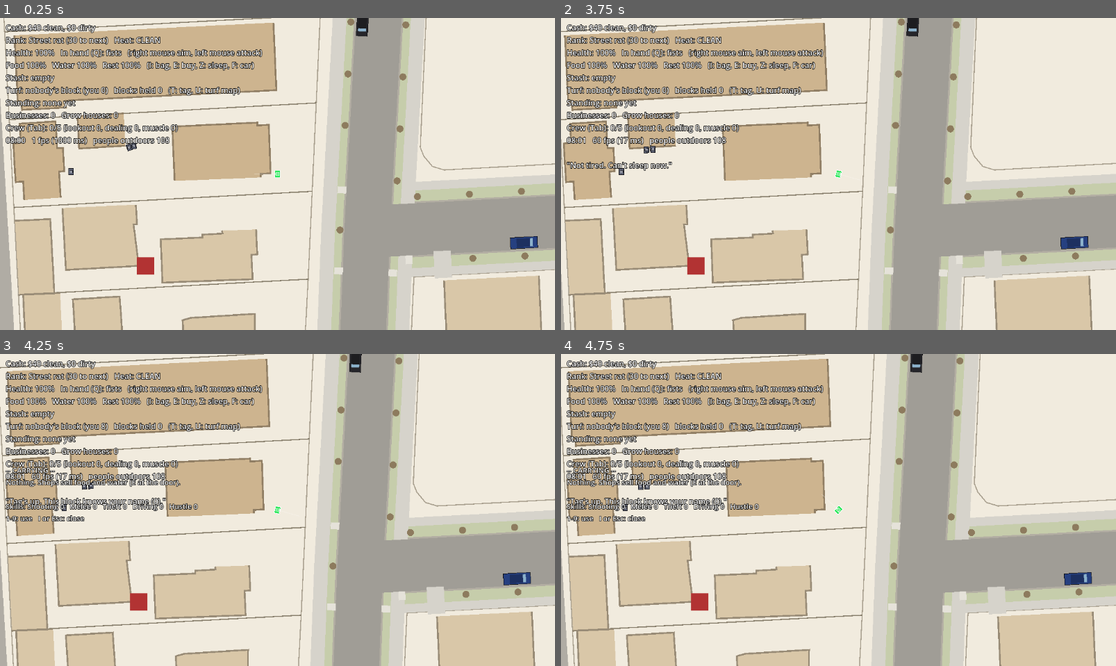
Above: before the commit, frames 1-4 (two rows, left to right).
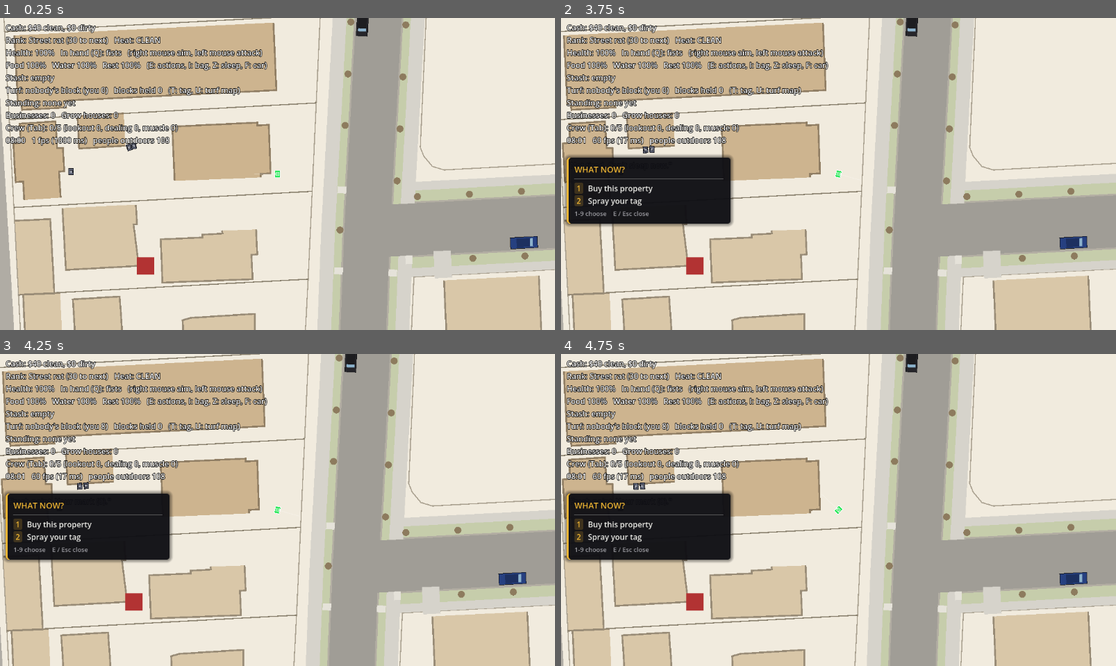
Above: after the commit, the same moments.

Repository: philippkasharov-bit/ganstoid
Game: Godot game, scene res://scenes/main.tscn
Two runs of this game, one before a commit and one after it. Both use one fixed random seed, a clock stepped at 60 frames per second and the inputs below.
Inputs (mouse positions are in pixels of both pictures, inside the frame that each line leads up to):
- Up to frame 1 (0.25 s): no input
- Up to frame 2 (3.75 s): tap Enter (ui_accept) at 0.5, 0.77 s; move the mouse to (960, 158) at 0.52 s; hold Right (ui_right) 0.53-1.25 s; right-click (960, 158) at 0.6 s; click (960, 158) at 0.67 s; tap C (product) at 0.8 s; drag from (727, 189) to (810, 236) at 1.27 s; move the mouse to (894, 105) at 2.02 s; hold Right (ui_right) 2.03-2.75 s; tap R (recruit) at 2.1 s; tap Z (sleep) at 2.3 s; drag from (810, 236) to (672, 127) at 2.77 s; move the mouse to (1005, 220) at 3.52 s; hold Left (ui_left) from 3.53 s (still down); tap E (store) at 3.6 s
- Up to frame 3 (4.25 s): keep holding Left (ui_left); tap Enter (ui_accept) at 3.77 s; tap T (tag) at 3.8 s; tap I (inventory) at 4.15 s
- Up to frame 4 (4.75 s): release Left (ui_left) at 4.25 s; drag from (672, 463) to (755, 432) at 4.27 s

The runs differ from the first frame. In frame 1, 0.4% of the frame differs, in the area x 27-49%, y 14-17%; in frame 2, 10%; in frame 3, 18%; in frame 4, 18%, in the area x 0-100%, y 0-100%.

Commit message:
UI1: one E action menu, styled panels
- E opens 'What now?': everything you can do where you stand (shop, buy/sell with a dealer, sell a gun, mug, pickpocket, recruit, crew orders, collect/switch product, gang job, rob, break in, buy property, get in the car, tag); 1-9 choose, E/Esc close
- Esc no longer sells (old letter shortcuts still work)
- UiPanel: dark card, gold accent edge, numbered key chips; store, bag and action menu all use it
- shot_main --menu

Co-Authored-By: Claude Opus 5.5 <noreply@anthropic.com>
Claude-Session: https://claude.ai/code/session_0181CUZ9xueroR9pN7WCQFBM

Diff:
--- /dev/null
+++ b/core/render/action_menu.gd
@@ -0,0 +1,13 @@
+## UI1: the E menu: everything you can do where you stand.
+class_name ActionMenu
+extends UiPanel
+
+func refresh() -> void:
+	var state := player_state()
+	if state == null or state.menu_options.is_empty():
+		visible = false
+		return
+	var rows: Array = []
+	for i in state.menu_options.size():
+		rows.append([str(i + 1), state.menu_options[i], ""])
+	show_panel("What now?", rows, "1-9 choose    E / Esc close")
--- a/core/render/hud.gd
+++ b/core/render/hud.gd
@@ -29,10 +29,13 @@
 	roster.setup(_world)
 	var store := StorePanel.new()   # G1: E at a counter
 	get_parent().add_child.call_deferred(store)
-	store.setup(_world)
+	store.setup(_world, Vector2(12, 290))
 	var bag := InventoryPanel.new()   # G2: I
 	get_parent().add_child.call_deferred(bag)
-	bag.setup(_world)
+	bag.setup(_world, Vector2(12, 290))
+	var menu := ActionMenu.new()      # UI1: E
+	get_parent().add_child.call_deferred(menu)
+	menu.setup(_world, Vector2(12, 290))
 
 func _process(delta: float) -> void:
 	if _world == null:
@@ -61,7 +64,7 @@
 		"Cash: $%d clean, $%d dirty" % [npc.cash - state.dirty_cash, state.dirty_cash],
 		"Rank: %s (%d to next)   Heat: %s" % [RankSystem.name_of(state.rank), RankSystem.to_next(_world, npc, state), GanstoidEnums.LawTier.keys()[state.law_tier]],
 		"Health: %d%%%s   In hand (Q): %s%s   (right mouse aim, left mouse attack)" % [roundi(npc.health * 100), "  BLEEDING (bandage: I)" if npc.bleeding else "", String(state.weapon), "  %d rounds" % state.ammo if state.weapon == &"pistol" else ""],
-		"Food %s   Water %s   Rest %s%s   (I: bag, E: buy, Z: sleep, F: car)" % [_need(npc.hunger), _need(npc.thirst), _need(npc.fatigue), "   ASLEEP..." if state.sleeping else ""],
+		"Food %s   Water %s   Rest %s%s   (E: actions, I: bag, Z: sleep, F: car)" % [_need(npc.hunger), _need(npc.thirst), _need(npc.fatigue), "   ASLEEP..." if state.sleeping else ""],
 		"Stash: %s" % _format_inventory(state.inventory),
 		_turf_line(npc),
 		"Standing: %s" % _format_standing(state),
--- a/core/render/inventory_panel.gd
+++ b/core/render/inventory_panel.gd
@@ -1,35 +1,24 @@
-## G2: what you carry (I). Read-only view; PlayerInputSystem uses the items.
+## G2/UI1: what you carry (I).
 class_name InventoryPanel
-extends Label
+extends UiPanel
 
-var _world: World
-
-func setup(world: World) -> void:
-	_world = world
-	position = Vector2(12, 230)
-	add_theme_font_size_override("font_size", 15)
-	add_theme_color_override("font_outline_color", Color.BLACK)
-	add_theme_constant_override("outline_size", 4)
-
-func _process(_delta: float) -> void:
-	var player: Entity = _world.entities.get(PlayerFactory.PLAYER_ENTITY_ID) if _world != null else null
-	var state: PlayerStateData = player.get_component(ComponentNames.PLAYER_STATE) if player != null else null
-	visible = state != null and state.inventory_open and state.store_id == &""
-	if visible:
-		text = format(state)
-
-static func format(state: PlayerStateData) -> String:
-	var lines: PackedStringArray = ["-- CARRYING --"]
+func refresh() -> void:
+	var state := player_state()
+	if state == null or not state.inventory_open or state.store_id != &"":
+		visible = false
+		return
+	var rows: Array = []
 	var items := PlayerInputSystem.carried(state)
-	if items.is_empty():
-		lines.append("Nothing. Shops sell food and water (E at the door).")
 	for i in items.size():
 		var it := ItemCatalog.item(items[i])
 		var how: String = {"food": "eat", "drink": "drink", "medical": "apply"}.get(it["kind"], "Q to hold")
-		lines.append("%d. %s x%d   (%s)" % [i + 1, it["name"], state.inventory[items[i]], how])
+		rows.append([str(i + 1), "%s  x%d" % [it["name"], state.inventory[items[i]]], how])
+	for good in state.inventory:
+		if not ItemCatalog.ITEMS.has(good) and state.inventory[good] > 0:
+			rows.append(["", "%s  x%d" % [String(good).capitalize(), state.inventory[good]], "sell to a dealer"])
 	if state.ammo > 0:
-		lines.append("   9 mm rounds: %d" % state.ammo)
-	lines.append("")
-	lines.append("Skills: " + Skills.summary(state))
-	lines.append("1-9: use   I or Esc: close")
-	return "\n".join(lines)
+		rows.append(["", "9 mm rounds  x%d" % state.ammo, ""])
+	if rows.is_empty():
+		rows.append(["", "Nothing. Stores sell food and water.", ""])
+	rows.append(["", "Skills: " + Skills.summary(state), ""])
+	show_panel("Bag", rows, "1-9 use    I / Esc close")
--- a/core/render/store_panel.gd
+++ b/core/render/store_panel.gd
@@ -1,37 +1,22 @@
-## G1: the open counter's menu (what is on the shelf, price, what you carry).
-## Read-only view of PlayerStateData.store_id; PlayerInputSystem does the buying.
+## G1/UI1: the open counter (what is on the shelf, price, what you carry).
 class_name StorePanel
-extends Label
+extends UiPanel
 
-var _world: World
-
-func setup(world: World) -> void:
-	_world = world
-	position = Vector2(12, 230)
-	add_theme_font_size_override("font_size", 15)
-	add_theme_color_override("font_outline_color", Color.BLACK)
-	add_theme_constant_override("outline_size", 4)
-
-func _process(_delta: float) -> void:
-	var player: Entity = _world.entities.get(PlayerFactory.PLAYER_ENTITY_ID) if _world != null else null
-	var state: PlayerStateData = player.get_component(ComponentNames.PLAYER_STATE) if player != null else null
-	visible = state != null and state.store_id != &""
-	if visible:
-		text = format(_world, state)
-
-static func format(world: World, state: PlayerStateData) -> String:
-	var kind := ShopSystem.counter_kind(world, state.store_id)
-	var title: String = {"shop": "SHOP", "workshop": "HARDWARE", "dealer": "DEALER (no questions)"}.get(kind, "COUNTER")
+func refresh() -> void:
+	var state := player_state()
+	if state == null or state.store_id == &"":
+		visible = false
+		return
+	var kind := ShopSystem.counter_kind(_world, state.store_id)
+	var title: String = {"shop": "Store", "workshop": "Hardware", "dealer": "Dealer"}.get(kind, "Counter")
 	var hrs := ShopSystem.hours_of(state.store_id, kind)
-	var lines: PackedStringArray = ["-- %s (%s) --" % [title, "any hour" if kind == "dealer" or hrs.y - hrs.x >= 24.0 else "%02d:00-%02d:00" % [int(hrs.x), int(hrs.y)]]]
-	if not ShopSystem.is_open(world, state.store_id):
-		var h := ShopSystem.hours_of(state.store_id, kind)
-		lines.append("Closed. Opens at %02d:00." % int(h.x))
+	var when := "any hour" if kind == "dealer" or hrs.y - hrs.x >= 24.0 else "%02d:00-%02d:00" % [int(hrs.x), int(hrs.y)]
+	var rows: Array = []
+	if not ShopSystem.is_open(_world, state.store_id):
+		rows.append(["", "Closed. Opens at %02d:00." % int(hrs.x), ""])
 	var stock := ItemCatalog.stock(kind)
 	for i in stock.size():
 		var it := ItemCatalog.item(stock[i])
 		var have: int = state.ammo if it["kind"] == "ammo" else state.inventory.get(stock[i], 0)
-		lines.append("%d. %s - $%d%s" % [i + 1, it["name"], it["price"], ("   (have %d)" % have) if have > 0 else ""])
-	lines.append("")
-	lines.append("1-9: buy   E or Esc: leave")
-	return "\n".join(lines)
+		rows.append([str(i + 1), it["name"] + ("  (have %d)" % have if have > 0 else ""), "$%d" % it["price"]])
+	show_panel("%s  ·  %s" % [title, when], rows, "1-9 buy    E / Esc leave")
--- /dev/null
+++ b/core/render/ui_panel.gd
@@ -0,0 +1,90 @@
+## UI1: the game's one panel style (dark card, gold accent edge, numbered
+## rows) so every menu looks like part of the same game. Subclasses fill
+## `refresh()` with show(title, rows, footer) or hide.
+class_name UiPanel
+extends PanelContainer
+
+const BG := Color(0.06, 0.06, 0.08, 0.93)
+const ACCENT := Color(0.95, 0.72, 0.2)
+const TEXT := Color(0.92, 0.92, 0.9)
+const DIM := Color(0.6, 0.6, 0.62)
+const KEY_BG := Color(0.95, 0.72, 0.2, 0.18)
+
+var _world: World
+var _title := Label.new()
+var _rows := VBoxContainer.new()
+var _footer := Label.new()
+
+func setup(world: World, at: Vector2) -> void:
+	_world = world
+	position = at
+	custom_minimum_size = Vector2(340, 0)
+	var style := StyleBoxFlat.new()
+	style.bg_color = BG
+	style.border_color = ACCENT
+	style.border_width_left = 4
+	style.set_corner_radius_all(6)
+	style.content_margin_left = 16
+	style.content_margin_right = 16
+	style.content_margin_top = 12
+	style.content_margin_bottom = 12
+	style.shadow_color = Color(0, 0, 0, 0.45)
+	style.shadow_size = 8
+	add_theme_stylebox_override("panel", style)
+	var box := VBoxContainer.new()
+	box.add_theme_constant_override("separation", 6)
+	add_child(box)
+	_title.add_theme_font_size_override("font_size", 17)
+	_title.add_theme_color_override("font_color", ACCENT)
+	box.add_child(_title)
+	box.add_child(HSeparator.new())
+	_rows.add_theme_constant_override("separation", 3)
+	box.add_child(_rows)
+	_footer.add_theme_font_size_override("font_size", 13)
+	_footer.add_theme_color_override("font_color", DIM)
+	box.add_child(_footer)
+	visible = false
+
+func _process(_delta: float) -> void:
+	if _world != null:
+		refresh()
+
+func refresh() -> void:
+	pass
+
+## rows: Array of [key text ("1", "" for none), label, right-hand text]
+func show_panel(title: String, rows: Array, footer: String) -> void:
+	visible = true
+	_title.text = title.to_upper()
+	_footer.text = footer
+	var key := str(rows.hash()) + title
+	if get_meta("key", "") == key:
+		return   # unchanged: do not rebuild the rows every frame
+	set_meta("key", key)
+	for c in _rows.get_children():
+		c.queue_free()
+	for r in rows:
+		var line := HBoxContainer.new()
+		line.add_theme_constant_override("separation", 10)
+		var k := Label.new()
+		k.text = " %s " % r[0] if r[0] != "" else "   "
+		k.add_theme_color_override("font_color", ACCENT)
+		var kb := StyleBoxFlat.new()
+		kb.bg_color = KEY_BG if r[0] != "" else Color.TRANSPARENT
+		kb.set_corner_radius_all(3)
+		k.add_theme_stylebox_override("normal", kb)
+		var t := Label.new()
+		t.text = r[1]
+		t.size_flags_horizontal = Control.SIZE_EXPAND_FILL
+		t.add_theme_color_override("font_color", TEXT if r[0] != "" else DIM)
+		var v := Label.new()
+		v.text = r[2]
+		v.add_theme_color_override("font_color", DIM)
+		line.add_child(k)
+		line.add_child(t)
+		line.add_child(v)
+		_rows.add_child(line)
+
+func player_state() -> PlayerStateData:
+	var p: Entity = _world.entities.get(PlayerFactory.PLAYER_ENTITY_ID)
+	return p.get_component(ComponentNames.PLAYER_STATE) if p != null else null
--- a/core/systems/player_input_system.gd
+++ b/core/systems/player_input_system.gd
@@ -155,7 +155,7 @@
 			_drive(npc, state, delta)
 			continue   # at the wheel: WASD drive the car
 		_combat_input(npc, state, tick)
-		if _store_input(npc, state) or _inventory_input(npc, state):
+		if _action_menu_input(npc, state) or _store_input(npc, state) or _inventory_input(npc, state):
 			continue   # a menu is open: the number keys belong to it
 		var input_dir := _move_input()
 		if input_dir != Vector2.ZERO:
@@ -168,8 +168,6 @@
 			_world.reindex_position(npc.id)
 		if Input.is_action_just_pressed("ui_accept"):
 			_report(state, _attempt_interact(npc))
-		if Input.is_action_just_pressed("ui_cancel"):
-			_report(state, _attempt_sell(npc))
 		if Input.is_action_just_pressed(RECRUIT_ACTION):
 			var target_id := _find_nearest_npc(npc.position)
 			if target_id != &"":
@@ -212,13 +210,10 @@
 ## G1: E opens / closes the nearest counter; 1-9 buy that line; Esc or walking
 ## off closes it. Returns true while a menu is open (other actions wait).
 func _store_input(npc: NPCData, state: PlayerStateData) -> bool:
+	if state.store_id == &"":
+		return false
 	if Input.is_action_just_pressed(STORE_ACTION):
-		if state.store_id != &"":
-			state.store_id = &""
-			return true
-		state.store_id = _find_counter(npc.position)
-		if state.store_id == &"":
-			StreetTalk.say_key(_world, state, "no_counter")
+		state.store_id = &""
 		return true
 	if state.store_id == &"":
 		return false
@@ -246,6 +241,94 @@
 		CombatSystem.report_hit(_world, car.position, out["hit"])
 	if out.get("crash", 0.0) > 8.0:
 		npc.health = maxf(0.0, npc.health - out["crash"] * 0.02)   # a hard crash shakes you up
+
+## UI1: E opens one menu of everything you can do right here (shop, buy,
+## sell, pickpocket, mug, recruit, rob, break in, take the car...); 1-9 picks,
+## E or Esc closes. Replaces the old one-key-per-action scheme (Esc to sell).
+var _menu_runs: Array[Callable] = []
+
+func _action_menu_input(npc: NPCData, state: PlayerStateData) -> bool:
+	if state.store_id != &"" or state.inventory_open:
+		return false
+	if Input.is_action_just_pressed(STORE_ACTION):
+		if not state.menu_options.is_empty():
+			state.menu_options = []
+			return true
+		_menu_runs.clear()
+		var labels: PackedStringArray = []
+		for option in _options(npc, state):
+			labels.append(option[0])
+			_menu_runs.append(option[1])
+		state.menu_options = labels
+		if labels.is_empty():
+			StreetTalk.say_key(_world, state, "nothing_here")
+		return true
+	if state.menu_options.is_empty():
+		return false
+	if Input.is_action_just_pressed("ui_cancel"):
+		state.menu_options = []
+		return true
+	for i in mini(_menu_runs.size(), SLOT_ACTIONS.size()):
+		if Input.is_action_just_pressed(SLOT_ACTIONS[i]):
+			state.menu_options = []
+			var result: Variant = _menu_runs[i].call()
+			if result is Dictionary and not result.is_empty():
+				_report(state, result)
+			return true
+	return true
+
+## What you can do where you stand, in the order it reads best.
+func _options(npc: NPCData, state: PlayerStateData) -> Array:
+	var out: Array = []
+	var pos := npc.position
+	var counter := _find_counter(pos)
+	var person := _find_nearest_npc(pos)
+	var p: NPCData = _world.entities[person].get_component(ComponentNames.NPC) if person != &"" else null
+	if counter != &"":
+		out.append(["Shop here", func() -> Dictionary:
+			state.store_id = counter
+			return {}])
+	if p != null and p.is_dealer:
+		out.append(["Buy a bag of weed", func() -> Dictionary: return _start_buy(person)])
+		var good := _best_to_sell(state)
+		if state.inventory.get(good, 0) > 0:
+			out.append(["Sell %s" % String(good), func() -> Dictionary: return DealSystem.start_handoff(_world, person, good, "sell")])
+	if p != null and not p.is_dealer and p.gang_id != &"" and ShopSystem.owned_weapons(state).has(&"pistol"):
+		out.append(["Sell them a gun", func() -> Dictionary: return GunTrade.sell(_world, npc, state, p)])
+	if p != null and not p.is_dealer and not p.is_cop and not p.is_crew:
+		if state.weapon != &"fists":
+			out.append(["Mug them (%s out)" % String(state.weapon), func() -> Dictionary:
+				state.aiming = true
+				return StreetCrime.mug(_world, npc, state, p)])
+		out.append(["Pickpocket", func() -> Dictionary: return CrimeSystem.commit_crime(_world, GanstoidEnums.CrimeType.PICKPOCKET, person)])
+		out.append(["Recruit into your crew", func() -> Dictionary: return CrewSystem.recruit(_world, person)])
+	var crew := _find_nearest_crew(pos, state)
+	if crew != &"":
+		out.append(["Crew: post as lookout", func() -> Dictionary: return CrewSystem.toggle_post(_world, crew)])
+		out.append(["Crew: deal for you", func() -> Dictionary: return CrewDealerSystem.toggle(_world, crew)])
+		out.append(["Crew: muscle", func() -> Dictionary: return CrewMuscleSystem.toggle(_world, crew)])
+		out.append(["Crew: driver", func() -> Dictionary: return CrewSystem.toggle_driver(_world, crew)])
+	var lab := _find_own_grow_house(pos)
+	if lab != &"":
+		out.append(["Collect the product", func() -> Dictionary: return ProductionSystem.collect(_world, lab)])
+		out.append(["Switch what it makes", func() -> Dictionary: return ProductionSystem.switch_product(_world, lab)])
+	var turf := _find_nearest_gang_territory_building(pos)
+	if turf != &"":
+		out.append(["Ask for a gang job", func() -> Dictionary: return CrimeSystem.do_gang_job(_world, turf)])
+	var biz := _find_nearest_robbable_building(pos)
+	if biz != &"":
+		out.append(["Rob the place", func() -> Dictionary: return CrimeSystem.rob_building(_world, biz)])
+	var house := _find_nearest_house(pos)
+	if house != &"" and house != npc.home_building_id:
+		out.append(["Break in", func() -> Dictionary: return StreetCrime.start_burglary(_world, npc, state, house)])
+	var bld := _find_nearest_building(pos)
+	if bld != &"":
+		out.append(["Buy this property", func() -> Dictionary: return _buy_building(bld)])
+	if VehicleSystem.nearest_car(_world, pos) != null:
+		out.append(["Get in the car", func() -> Dictionary: return VehicleSystem.use_door(_world, npc, state)])
+	if TerritorySystem.data(_world) != null:
+		out.append(["Spray your tag", func() -> Dictionary: return TerritorySystem.tag(_world, npc)])
+	return out.slice(0, SLOT_ACTIONS.size())
 
 ## G2: I opens what you carry; 1-9 eat, drink or apply that line.
 func _inventory_input(npc: NPCData, state: PlayerStateData) -> bool:
--- a/core/text/street_talk.gd
+++ b/core/text/street_talk.gd
@@ -47,6 +47,7 @@
 	"gun_sold": ["Iron moved: ${n}. They won't forget who strapped them.", "Sold the piece for ${n}. Good business."],
 	"no_gun_to_sell": ["You've got no gun to sell."],
 	"not_a_buyer": ["They're not buying."],
+	"nothing_here": ["Nothing to do here."],
 	"bought": ["Paid ${n}.", "${n}, bagged.", "Done. ${n} lighter."],
 	"closed": ["Shutters down. Opens at seven.", "Closed for the night."],
 	"not_sold_here": ["They don't carry that here."],
--- a/data/components/player_state_data.gd
+++ b/data/components/player_state_data.gd
@@ -96,5 +96,6 @@
 @export var burglary_id: StringName = &""   # X2: house being broken into
 @export var burglary_done_tick: int = 0
 var inventory_open: bool = false                # G2: I shows what you carry (not saved)
+var menu_options: PackedStringArray = []        # UI1: the open E menu (not saved)
 var store_id: StringName = &""                  # G1: counter whose menu is open (not saved)
 var last_attack: Dictionary = {}                # the latest blow or shot, for AimView to draw
--- a/debug/shot_main.gd
+++ b/debug/shot_main.gd
@@ -24,6 +24,11 @@
 		main.get_node("Camera2D").zoom = Vector2.ONE * float(args["zoom"])
 	for i in 4:
 		await process_frame
+	if args.has("menu"):   # UI1 look: the E menu open
+		var st: PlayerStateData = driver.world.entities[PlayerFactory.PLAYER_ENTITY_ID].get_component(ComponentNames.PLAYER_STATE)
+		st.menu_options = PackedStringArray(["Shop here", "Mug them (knife out)", "Pickpocket", "Recruit into your crew", "Get in the car", "Spray your tag"])
+		await process_frame
+		await process_frame
 	if args.has("aim"):   # combat look: pistol raised toward a point right of the player, one shot
 		var player: Entity = driver.world.entities[PlayerFactory.PLAYER_ENTITY_ID]
 		var state: PlayerStateData = player.get_component(ComponentNames.PLAYER_STATE)
Not shown, added: core/render/action_menu.gd.uid
Not shown, added: core/render/ui_panel.gd.uid
